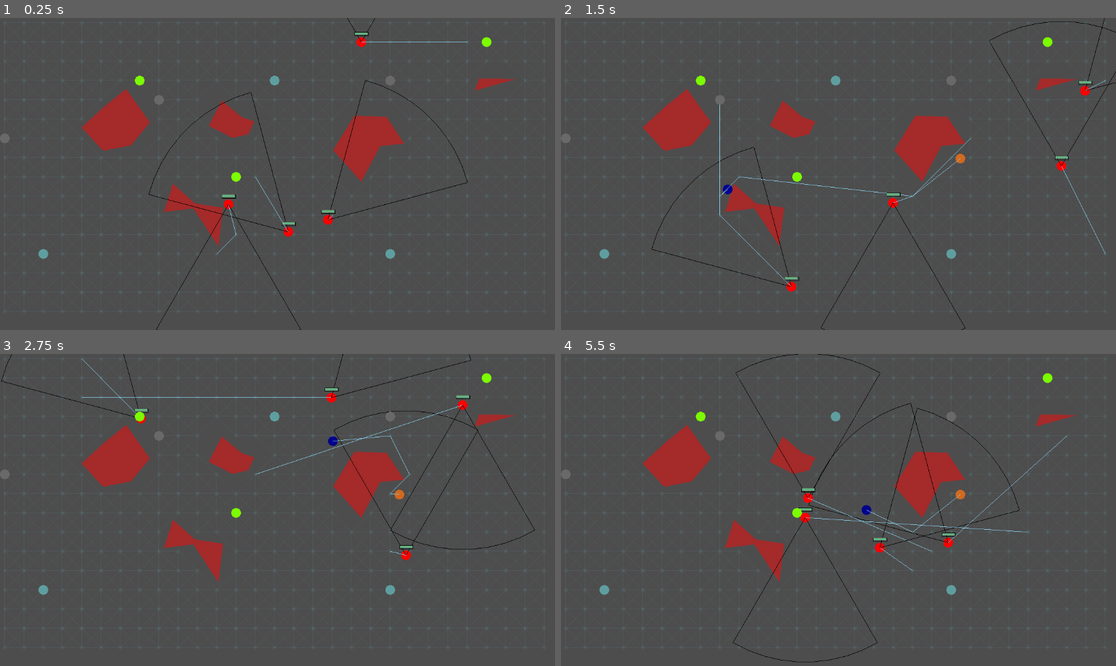
Above: before the commit, frames 1-4 (two rows, left to right).
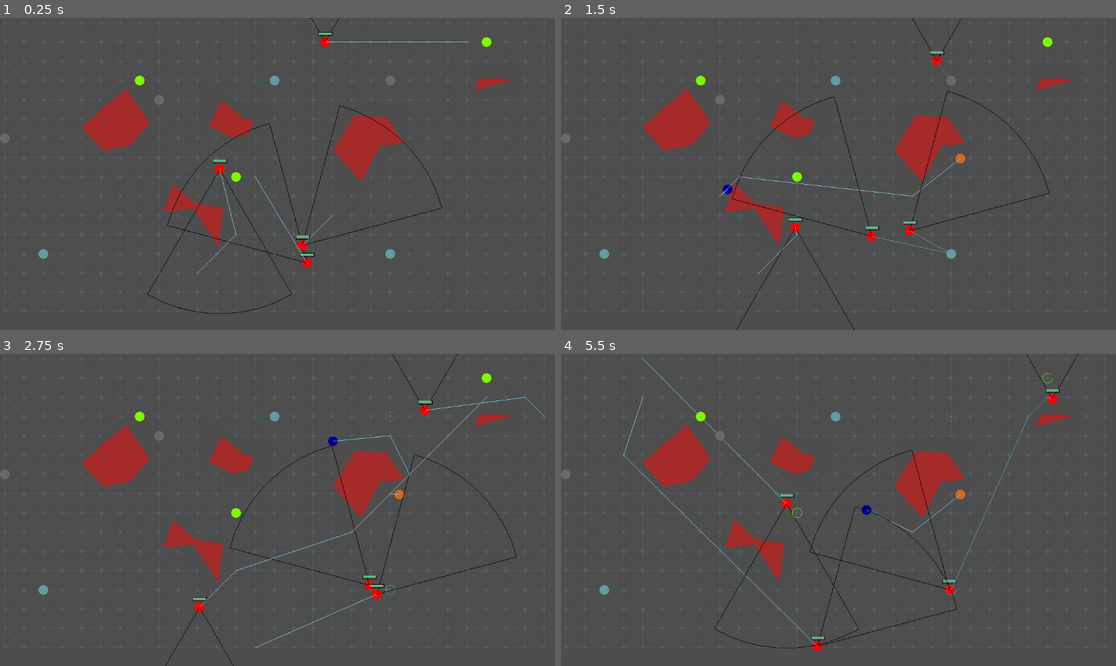
Above: after the commit, the same moments.

Repository: MagnusLucas/ai_2_tps
Game: Godot game, scene res://main.tscn
Same seed, same stepped clock (60 frames per second), same inputs: the game is played once before the commit and once after it.
Inputs (mouse positions are in pixels of both pictures, inside the frame that each line leads up to):
- Up to frame 1 (0.25 s): no input
- Up to frame 2 (1.5 s): move the mouse to (960, 158) at 0.52 s; click (960, 158) at 0.67 s; move the mouse to (727, 189) at 1.27 s; click (727, 189) at 1.42 s
- Up to frame 3 (2.75 s): move the mouse to (333, 441) at 2.02 s; click (333, 441) at 2.17 s
- Up to frame 4 (5.5 s): move the mouse to (810, 572) at 2.77 s; click (810, 572) at 2.92 s; move the mouse to (1005, 556) at 3.52 s; click (1005, 556) at 3.67 s; move the mouse to (672, 463) at 4.27 s; click (672, 463) at 4.42 s; move the mouse to (866, 510) at 5.02 s; click (866, 510) at 5.17 s

The runs differ from the first frame. In frame 1, 1.6% of the frame differs, in the area x 26-85%, y 0-100%; in frame 2, 1.7%; in frame 3, 2.0%; in frame 4, 2.3%, in the area x 11-94%, y 0-99%.

Commit message:
Added collecting and noticing enemies

Diff:
--- a/Collectibles/Ammo.gd
+++ b/Collectibles/Ammo.gd
@@ -7,3 +7,8 @@
 		draw_circle(Vector2i.ZERO, Globals.RADIUS, color)
 	else:
 		draw_arc(Vector2i.ZERO, Globals.RADIUS, 0, 2*PI*timer.time_left/TIMER_TIMEOUT, 18, color)
+
+func _on_collected(character : Character = null) -> bool:
+	if character and active:
+		character.ammo_supply = Character.MAX_AMMO_SUPPLY
+	return super._on_collected()
--- a/Collectibles/Armor.gd
+++ b/Collectibles/Armor.gd
@@ -7,3 +7,8 @@
 		draw_circle(Vector2i.ZERO, Globals.RADIUS, color)
 	else:
 		draw_arc(Vector2i.ZERO, Globals.RADIUS, 0, 2*PI*timer.time_left/TIMER_TIMEOUT, 18, color)
+
+func _on_collected(character : Character = null) -> bool:
+	if character and active:
+		character.armor_supply = Character.MAX_ARMOR_SUPPLY
+	return super._on_collected()
--- a/Collectibles/Collectible.gd
+++ b/Collectibles/Collectible.gd
@@ -26,6 +26,9 @@
 func _process(_delta: float) -> void:
 	queue_redraw()
 
-func _on_collected() -> void:
-	active = false
-	timer.start(TIMER_TIMEOUT)
+func _on_collected() -> bool:
+	if active:
+		active = false
+		timer.start(TIMER_TIMEOUT)
+		return true
+	return false
--- a/Collectibles/HealthPack.gd
+++ b/Collectibles/HealthPack.gd
@@ -7,3 +7,8 @@
 		draw_circle(Vector2i.ZERO, Globals.RADIUS, color)
 	else:
 		draw_arc(Vector2i.ZERO, Globals.RADIUS, 0, 2*PI*timer.time_left/TIMER_TIMEOUT, 18, color)
+
+func _on_collected(character : Character = null) -> bool:
+	if character and active:
+		character.HP = Character.MAX_HP
+	return super._on_collected()
--- a/character/Character.gd
+++ b/character/Character.gd
@@ -5,9 +5,9 @@
 const ROTATION_SPEED = 10.0
 const WALK_SPEED = 30.0
 
-const MAX_HP = 100
-const MAX_AMMO_SUPPLY = 20
-const MAX_ARMOR_SUPPLY = 100
+static var MAX_HP = 100
+static var MAX_AMMO_SUPPLY = 20
+static var MAX_ARMOR_SUPPLY = 100
 
 var HP = MAX_HP
 var ammo_supply = MAX_AMMO_SUPPLY
@@ -17,7 +17,9 @@
 var current_state : State
 
 var velocity : Vector2 = Vector2.ZERO
-const speed = Globals.RADIUS * 40
+const speed = Globals.RADIUS * 10
+var in_focus = false
+
 
 enum State{
 	RANDOM_WALK,
@@ -62,10 +64,11 @@
 	if (event is InputEventMouseButton and event.button_index == MOUSE_BUTTON_LEFT
 		and get_global_mouse_position().distance_to(position) <= Globals.RADIUS
 		and event.is_pressed()):
-		get_parent().get_child(0).text = ("HP: " + str(HP) +"/" + str(MAX_HP) +
-				" Armor: " + str(armor_supply) + "/" + str(MAX_ARMOR_SUPPLY) +
-				" Ammo: " + str(ammo_supply) + "/" + str(MAX_AMMO_SUPPLY))
-		armor_supply -= 10
+		in_focus = !in_focus
+		if armor_supply > 0:
+			armor_supply -= 10
+		else:
+			HP -= 10
 		queue_redraw()
 
 func _on_collectible_noticed(collectible : Collectible):
@@ -76,26 +79,79 @@
 	elif collectible is Armor:
 		memory.last_seen_armor = collectible.position
 
+var accumulate_time = 0
+
+func is_in_vision(object_position : Vector2) -> bool:
+	var local_angle = (object_position - position).angle_to(Vector2(1,0).rotated(rotation))
+	if (abs(local_angle) < VISIBILITY_CONE/2/360 * 2*PI
+		and MyGraphEdge.doesnt_intersect_obstacle(position, object_position, get_parent().obstacles)):
+		return true
+	return false
+
+func watch_out_for_enemies(characters : Array) -> void:
+	var seen : Array[Vector2] = []
+	for character in characters:
+		if character != self:
+			if is_in_vision(character.position):
+				seen.append(character.position)
+	if seen.size() > 0:
+		if !memory.engaged_enemy or !seen.has(memory.engaged_enemy):
+			memory.engaged_enemy = seen.front()
+	else:
+		memory.engaged_enemy = null
+	memory.seen_enemies = seen
+
 # Called every frame. 'delta' is the elapsed time since the previous frame.
 func _process(delta: float) -> void:
+	accumulate_time += delta
 	match current_state:
 		State.RANDOM_WALK:
 			wander()
 		State.FIGHT:
 			fight(memory.engaged_enemy)
+			if HP < 51:
+				#current_state = State.FLEE
+				current_state = State.COLLECT_HEALING
 		State.FLEE:
 			evade(memory.engaged_enemy)
-			for enemy_position in memory.non_engaged_seen_enemies:
-				evade(enemy_position)
+
+			#for enemy_position in memory.non_engaged_seen_enemies:
+				#evade(enemy_position)
 		State.COLLECT_AMMO:
-			collect(memory.last_seen_ammo)
+			collect(get_parent().get_closest_collectible(Ammo, position))
+			if ammo_supply == MAX_AMMO_SUPPLY:
+				if armor_supply < 51:
+					current_state = State.COLLECT_ARMOR
+			#collect(memory.last_seen_ammo)
 		State.COLLECT_HEALING:
-			collect(memory.last_seen_healing)
+			collect(get_parent().get_closest_collectible(HealthPack, position))
+			if HP == MAX_HP:
+				if ammo_supply < 11:
+					current_state = State.COLLECT_AMMO
+				elif armor_supply < 51:
+					current_state = State.COLLECT_AMMO
+			#collect(memory.last_seen_healing)
 		State.COLLECT_ARMOR:
-			collect(memory.last_seen_armor)
+			collect(get_parent().get_closest_collectible(Armor, position))
+			#collect(memory.last_seen_armor)
 	position += velocity * speed * delta
+	if accumulate_time > 1:
+		accumulate_time -= 1
+		if randi() % 3 == 0 and current_state == State.RANDOM_WALK:
+			var state = randi() % 3
+			memory.currently_followed_path = []
+			if state == 0:
+				current_state = State.COLLECT_AMMO
+			elif state == 1:
+				current_state = State.COLLECT_ARMOR
+			else:
+				current_state = State.COLLECT_HEALING
+	if in_focus:
+		get_parent().get_child(0).text = ("HP: " + str(HP) +"/" + str(MAX_HP) +
+				" Armor: " + str(armor_supply) + "/" + str(MAX_ARMOR_SUPPLY) +
+				" Ammo: " + str(ammo_supply) + "/" + str(MAX_AMMO_SUPPLY))
+	watch_out_for_enemies(get_parent().characters.values())
 	queue_redraw()
-
 ## TODO - when spots enemy fights if has hp+ammo, flees otherwise
 func wander():
 	if memory.currently_followed_path == []:
@@ -110,13 +166,19 @@
 func evade(enemy_position : Vector2i):
 	pass
 
-## TODO (look inside)
-func collect(object_position : Vector2i):
+## Handles collecting collectibles
+func collect(object_position : Vector2):
 	# if not following path yet, find path
 		if !memory.currently_followed_path and object_position:
 			memory.currently_followed_path = get_parent().graph.find_path(position, object_position)
-			# if objects can be placed not on nodes, here should be added to head towards object from current (closest) node
-			## TODO actually collecting, then change state
+			if position.distance_to(memory.currently_followed_path.back()) < 10:
+				var collectible_position  : Vector2 = memory.currently_followed_path.back()
+				memory.currently_followed_path = []
+				var node = map_graph.find_closest_node(collectible_position)
+				if !get_parent().collectibles[node]:
+					print("err!")
+				if get_parent().collectibles[node]._on_collected(self):
+					current_state = State.RANDOM_WALK
 		# if following, keep following
 		elif memory.currently_followed_path:
 			follow_path()
@@ -158,7 +220,24 @@
 	draw_rect(armor_bar, armor_bar_color)
 
 	#followed path
-	for point in range(memory.currently_followed_path.size()-2):
-		draw_line(Vector2(memory.currently_followed_path[point]) - position, Vector2(memory.currently_followed_path[point+1]) - position, Color.SKY_BLUE)
+	var color
+	match current_state:
+		State.RANDOM_WALK:
+			color = Color.SKY_BLUE
+		State.COLLECT_AMMO:
+			color = Color.DIM_GRAY
+		State.COLLECT_HEALING:
+			color = Color.LAWN_GREEN
+		State.COLLECT_ARMOR:
+			color = Color.CADET_BLUE
+	for point in range(memory.currently_followed_path.size()-1):
+		draw_line(Vector2(memory.currently_followed_path[point]) - position, Vector2(memory.currently_followed_path[point+1]) - position, color)
 	if memory.currently_followed_path != []:
-		draw_line(Vector2.ZERO, Vector2(memory.currently_followed_path[0]) - position, Color.SKY_BLUE)
+		draw_line(Vector2.ZERO, Vector2(memory.currently_followed_path[0]) - position, color)
+
+	if in_focus:
+		draw_circle(Vector2.ZERO, Globals.RADIUS, Color.WHITE, false, 1)
+		for enemy_position in memory.seen_enemies:
+			draw_line(Vector2.ZERO, enemy_position - position, Color.CHOCOLATE)
+		if memory.engaged_enemy:
+			draw_circle(memory.engaged_enemy - position, 4, Color.WHITE, false, 1)
--- a/character/Memory.gd
+++ b/character/Memory.gd
@@ -1,11 +1,11 @@
 extends Node
 class_name Memory
 
-var last_seen_ammo : Vector2i
-var last_seen_armor : Vector2i
-var last_seen_healing : Vector2i
+var last_seen_ammo : Vector2
+var last_seen_armor : Vector2
+var last_seen_healing : Vector2
 
-var engaged_enemy : Vector2i
-var non_engaged_seen_enemies : Array[Vector2i]
+var engaged_enemy
+var seen_enemies : Array[Vector2]
 
-var currently_followed_path : Array[Vector2i]
+var currently_followed_path : Array[Vector2]
--- a/graph/MyGraph.gd
+++ b/graph/MyGraph.gd
@@ -114,10 +114,10 @@
 
 # Converts path from array of MyGraphNodes to array of Vector2i positions on screen
 # and smooths the path, making the agents walk not following graph edges
-func path_smoothing(from : Vector2i, to : Vector2i, through : Array[MyGraphNode]) -> Array[Vector2i]:
-	var path : Array[Vector2i] = [from]
+func path_smoothing(from : Vector2, to : Vector2, through : Array[MyGraphNode]) -> Array[Vector2]:
+	var path : Array[Vector2] = [from]
 	for node in through:
-		path.append(Vector2i(node.position))
+		path.append(node.position)
 	path.append(to)
 	var E1 = 0
 	var E2 = 2
@@ -133,7 +133,7 @@
 		path.remove_at(path.size() - 2)
 	return path
 
-func find_path(from : Vector2i, to : Vector2i) -> Array[Vector2i]:
+func find_path(from : Vector2, to : Vector2) -> Array[Vector2]:
 	var from_closest_node : MyGraphNode = find_closest_node(from)
 	var to_closest_node : MyGraphNode = find_closest_node(to)
 	return path_smoothing(from, to, AStar(from_closest_node, to_closest_node))
@@ -150,7 +150,7 @@
 			if Character.check_if_placeable(node_position, obstacles):
 				var node = MyGraphNode.new()
 				node.position = node_position
-				add_child(node)
+				add_child(node, true)
 				nodes[node_position] = node
 				for other_node_position in [Vector2(x - ACCURACY, y - ACCURACY),
 				Vector2(x, y - ACCURACY),
--- a/main.gd
+++ b/main.gd
@@ -4,6 +4,24 @@
 var graph : MyGraph = null
 var characters = {}
 var collectibles = {}
+
+func get_closest_collectible(class_type, closest_to):
+	var matching = []
+	for item_position in collectibles:
+		if is_instance_of(collectibles[item_position], class_type):
+			matching.append(item_position.position)
+	for item in matching:
+		if closest_to.distance_to(item) < closest_to.distance_to(matching[0]):
+			matching[0] = item
+	return matching[0]
+
+func get_random_collectible(class_type):
+	var matching = []
+	for item_position in collectibles:
+		if is_instance_of(collectibles[item_position], class_type):
+			matching.append(item_position.position)
+	return matching.pick_random()
+
 
 # Called when the node enters the scene tree for the first time.
 # Places obstacles, creates the graph and randomly places players in nodes of the graph
